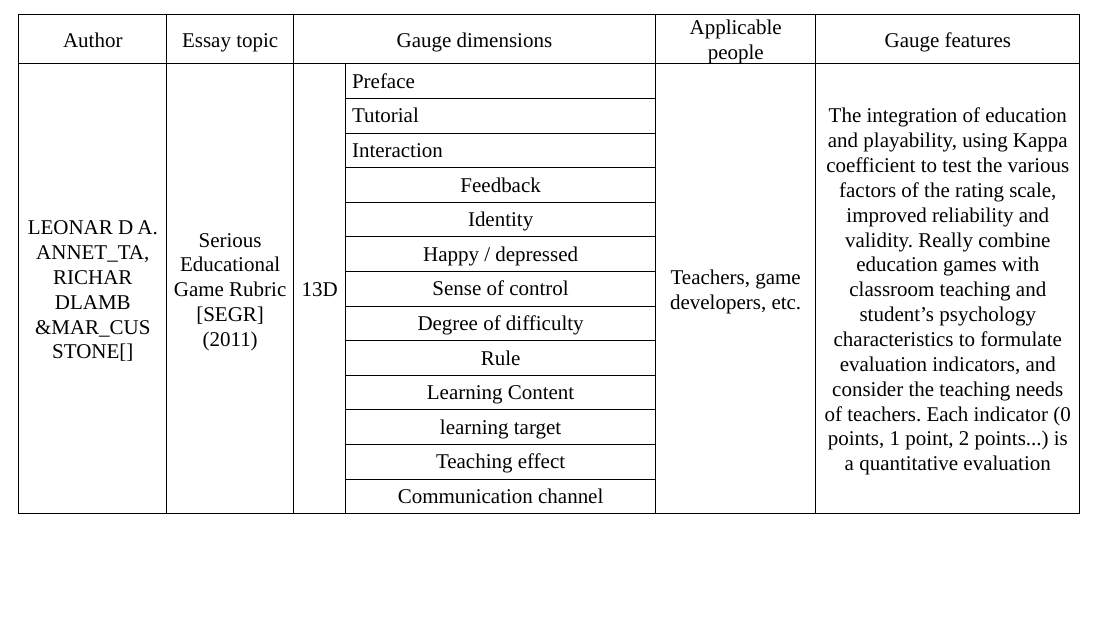
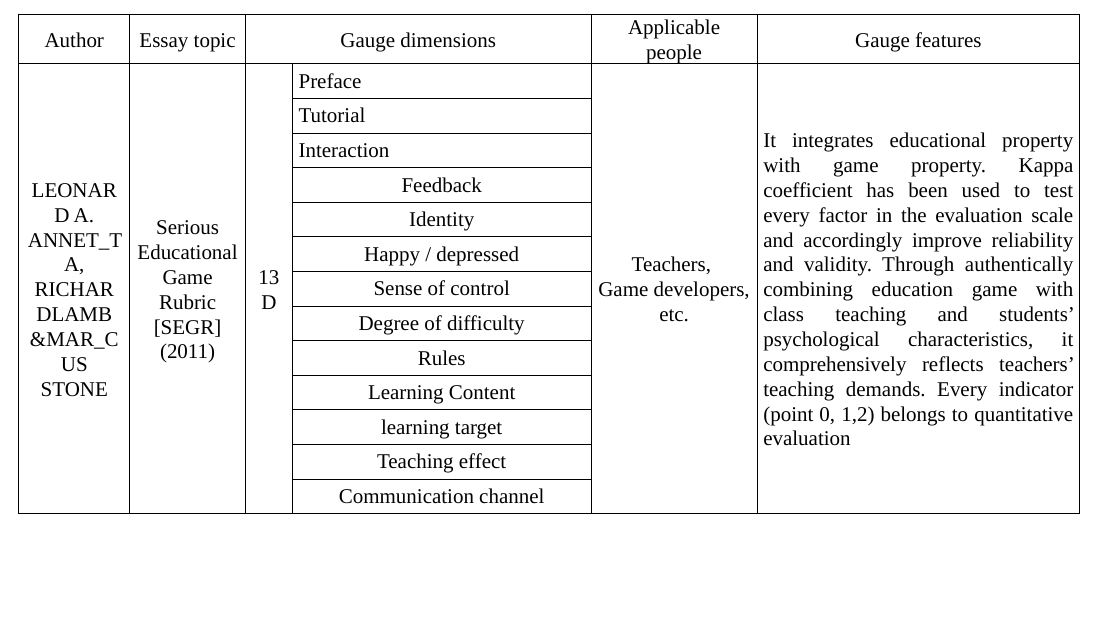
Before and after one commit to duanxiaoyun/ppaperssss, a slide deck: slide 6 of bi_ye_lun_wen/temp files.pptx. Drawn at 1120x630 pixels with LibreOffice and Linux fonts; fonts in the diff are those of the drawing. Boxes give left, top, right and bottom in pixels: in the first picture for what was removed or moved away, otherwise in the second. Text is boxed around its words. In the diff, an @@ line names an element or a change of style, - is before the commit and + after.

```diff
--- a/bi_ye_lun_wen/temp files.pptx
+++ b/bi_ye_lun_wen/temp files.pptx
@@ table at [18,14,1080,516] @@
-row 2: LEONAR D A. ANNET_TA, RICHAR DLAMB &MAR_CUS STONE[] | Serious Educational Game Rubric [SEGR] (2011) | 13D | Preface | Teachers, game developers, etc. | The integration of education and playability, using Kappa coefficient to test the various factors of the rating scale, improved reliability and validity. Really combine education games with classroom teaching and student’s psychology characteristics to formulate evaluation indicators, and consider the teaching needs of teachers. Each indicator (0 points, 1 point, 2 points...) is a quantitative evaluation
+row 2: LEONAR D A. ANNET_TA, RICHAR DLAMB &MAR_CUS STONE | Serious Educational Game Rubric [SEGR] (2011) | 13D | Preface | Teachers, / Game developers, etc. | It integrates educational property with game property. Kappa coefficient has been used to test every factor in the evaluation scale and accordingly improve reliability and validity. Through authentically combining education game with class teaching and students’ psychological characteristics, it comprehensively reflects teachers’ teaching demands. Every indicator (point 0, 1,2) belongs to quantitative evaluation
-row 10, column 4: Rule
+row 10, column 4: Rules
```
Also in this commit, not shown: 7 other slides changed, 7 other files.
